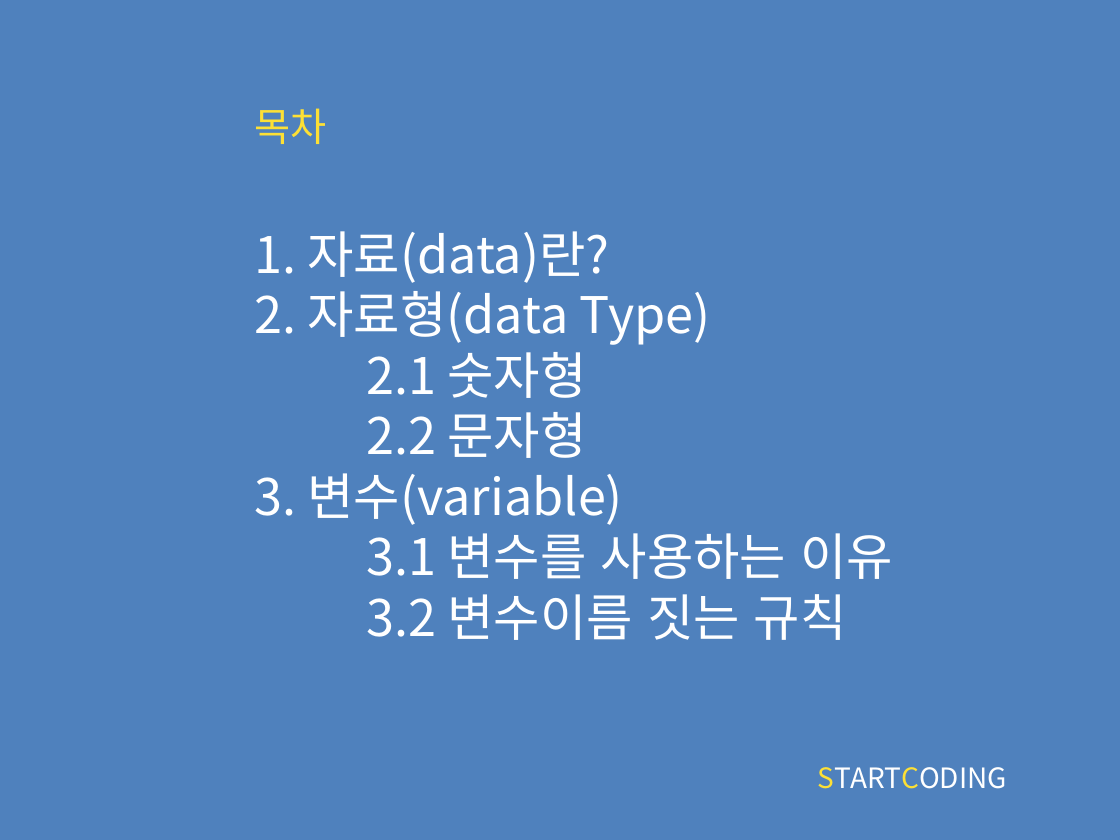
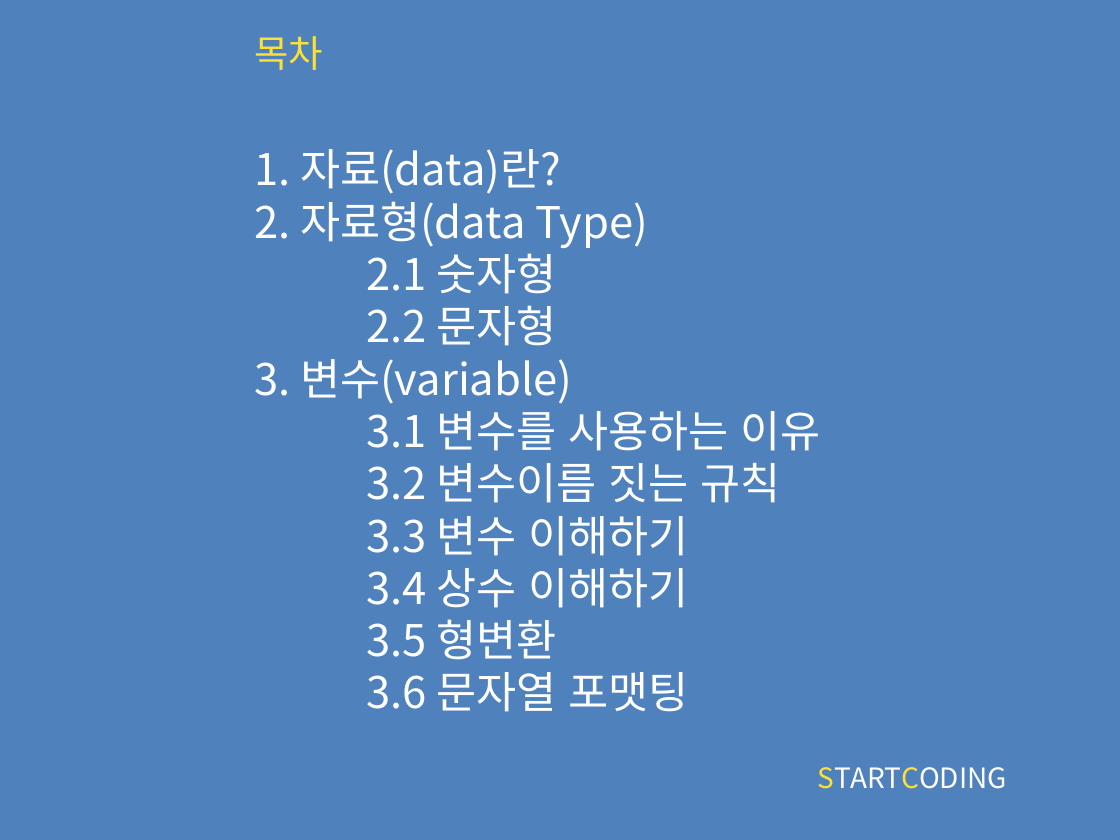
Before and after one commit to kwonkijun/python, a slide deck: slide 2 of 파이썬기초(PPT)/파이썬 기초 2강_자료형과 변수.pptx. Drawn at 1120x840 pixels with LibreOffice and Linux fonts; fonts in the diff are those of the drawing. Boxes give left, top, right and bottom in pixels: in the first picture for what was removed or moved away, otherwise in the second. Text is boxed around its words. In the diff, an @@ line names an element or a change of style, - is before the commit and + after.

```diff
--- a/파이썬기초(PPT)/파이썬 기초 2강_자료형과 변수.pptx
+++ b/파이썬기초(PPT)/파이썬 기초 2강_자료형과 변수.pptx
@@ title at box(254, 149, 821, 712): text changed; size 32.4 to 28 pt @@
-목차
-1. 자료(data)란?
-2. 자료형(data Type)
-2.1 숫자형
-2.2 문자형
-3. 변수(variable)
-3.1 변수를 사용하는 이유
-3.2 변수이름 짓는 규칙
+목차
+1. 자료(data)란?
+2. 자료형(data Type)
+2.1 숫자형
+2.2 문자형
+3. 변수(variable)
+3.1 변수를 사용하는 이유
+3.2 변수이름 짓는 규칙
+3.3 변수 이해하기
+3.4 상수 이해하기
+3.5 형변환
+3.6 문자열 포맷팅
```
Also in this commit, not shown: 10 slides added, 1 other file.
